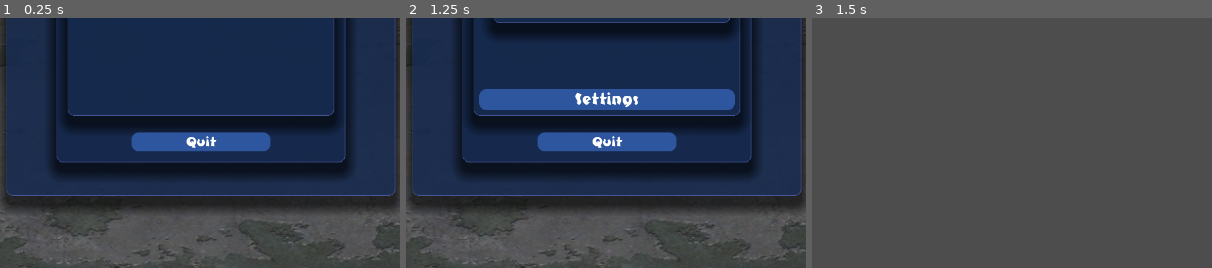
Above: before the commit, frames 1-3 (left to right).
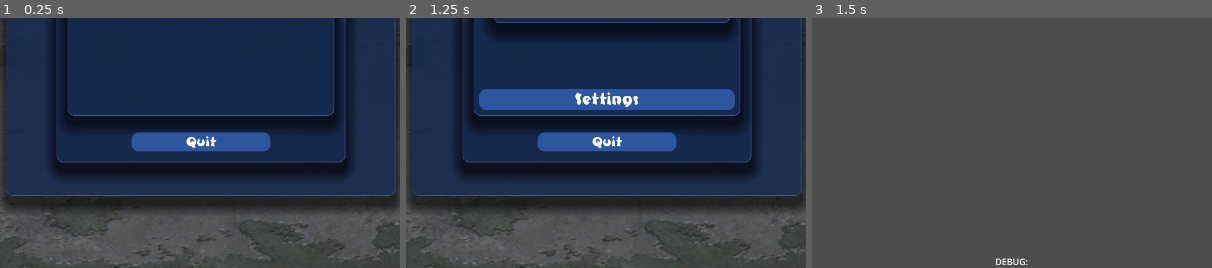
Above: after the commit, the same moments.

Repository: Fox-Alpha/Pong_Godot_4_Multiplayer
Game: Godot game, scene res://scenes/game/main_menu/MainMenu.tscn
Same seed, same stepped clock (60 frames per second), same inputs: the game is played once before the commit and once after it.
Inputs:
- Up to frame 1 (0.25 s): no input
- Up to frame 2 (1.25 s): click "New Game" at 0.5 s
- Up to frame 3 (1.5 s): click "Local Hotseat" at 1.25 s
The pictures show only the part of the screen within x 25-75%, y 50-100%; the shares and areas given below are measured in that part.

Frames 1-2 are identical in both runs. In frame 3, 0.1% of the frame differs, in the area x 46-54%, y 96-99%.
Error after the commit: Invalid access to property or key 'pressed' on a base object of type 'null instance'. (res://scenes/debug/debug.gd:9)

Commit message:
Add: DebugControls als own Scene Mve: Debig Script tp Debug Scene

Diff:
--- /dev/null
+++ b/scenes/debug/DebugControl.tscn
@@ -0,0 +1,47 @@
+[gd_scene load_steps=2 format=3 uid="uid://dejefyt130lr2"]
+
+[ext_resource type="Script" uid="uid://qc5f6sore7n8" path="res://scenes/debug/debug.gd" id="1_8888n"]
+
+[node name="DebugControl" type="Control"]
+z_index = 1024
+z_as_relative = false
+custom_minimum_size = Vector2(60, 60)
+layout_mode = 3
+anchors_preset = 12
+anchor_top = 1.0
+anchor_right = 1.0
+anchor_bottom = 1.0
+offset_top = -60.0
+grow_horizontal = 2
+grow_vertical = 0
+script = ExtResource("1_8888n")
+
+[node name="Debug" type="Label" parent="."]
+layout_mode = 1
+anchors_preset = 12
+anchor_top = 1.0
+anchor_right = 1.0
+anchor_bottom = 1.0
+offset_top = -23.0
+grow_horizontal = 2
+grow_vertical = 0
+text = "DEBUG: "
+horizontal_alignment = 1
+
+[node name="ResetButton" type="Button" parent="."]
+unique_name_in_owner = true
+custom_minimum_size = Vector2(120, 50)
+layout_mode = 1
+anchors_preset = 3
+anchor_left = 1.0
+anchor_top = 1.0
+anchor_right = 1.0
+anchor_bottom = 1.0
+offset_left = -106.0
+offset_top = -50.0
+offset_right = -50.0
+offset_bottom = -24.0
+grow_horizontal = 0
+grow_vertical = 0
+theme_override_font_sizes/font_size = 32
+text = "RESET"
--- a/scripts/debug.gd
+++ b/scenes/debug/debug.gd
@@ -6,6 +6,7 @@
 
 # Called when the node enters the scene tree for the first time.
 func _ready() -> void:
+	%ResetButton.pressed.connect(func(): Game.Game_Reseted.emit())
 	Game.DebugControl = self
 	SetDebugText.connect(_SetDebugText)
 	var screensize := get_viewport_rect()
Renamed: scripts/debug.gd.uid -> scenes/debug/debug.gd.uid
